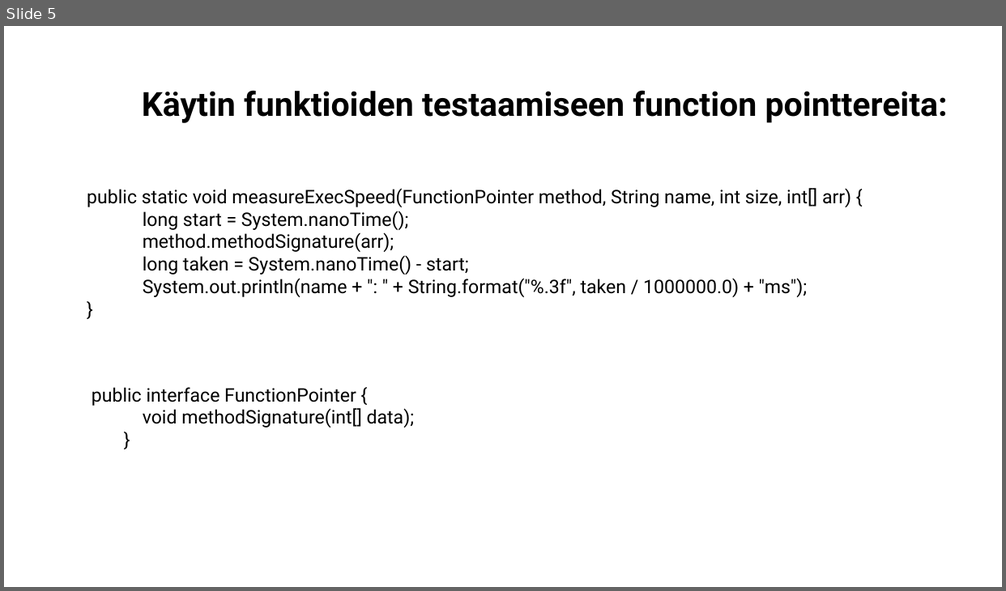
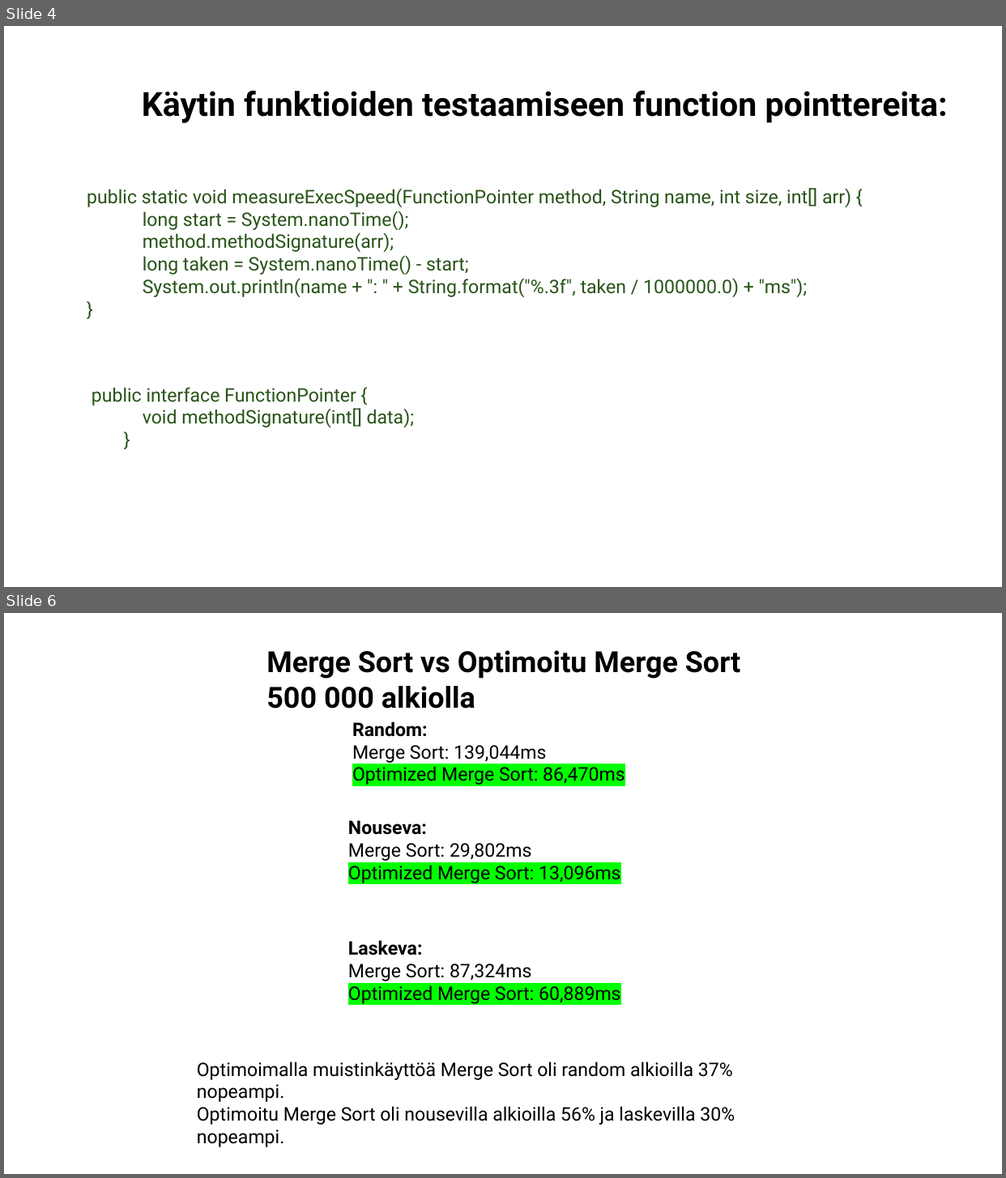
Before and after one commit to KeskinenNiilo/SortAlgorithmsJava, a slide deck: dokumentointi.pptx. Shown one above the other, each under a label of ours: slide 5 before the commit, slides 4 and 6 after it; the slides between them are not shown. The pictures are 1006x591 and 1006x1178 pixels, drawn with LibreOffice and Linux fonts; fonts in the diff are those of the drawing. Boxes give left, top, right and bottom in pixels: in the first picture for what was removed or moved away, otherwise in the second. Text is boxed around its words. In the diff, an @@ line names an element or a change of style, - is before the commit and + after.

```diff
--- a/dokumentointi.pptx
+++ b/dokumentointi.pptx
@@ slide 6 added at [4, 613, 1002, 1174], background #FFFFFF @@
@@ text added at [266, 650, 740, 709], 28 pt, text #000000, bold @@
+Merge Sort vs Optimoitu Merge Sort
+500 000 alkiolla
@@ text added at [352, 722, 625, 785], 18 pt, text #000000 @@
+Random:
+Merge Sort: 139,044ms
+Optimized Merge Sort: 86,470ms
@@ text added at [348, 820, 621, 884], 18 pt, text #000000 @@
+Nouseva:
+Merge Sort: 29,802ms
+Optimized Merge Sort: 13,096ms
@@ text added at [348, 940, 621, 1004], 18 pt, text #000000 @@
+Laskeva:
+Merge Sort: 87,324ms
+Optimized Merge Sort: 60,889ms
@@ text added at [197, 1062, 735, 1148], 18 pt, text #000000 @@
+Optimoimalla muistinkäyttöä Merge Sort oli random alkioilla 37% nopeampi.
+Optimoitu Merge Sort oli nousevilla alkioilla 56% ja laskevilla 30% nopeampi.
@@ what was slide 5 is now slide 4 @@
@@ slide 4 changed as well @@
@@ text "public static void measureExecSpeed(FunctionPointer method, ..." at [87, 188, 851, 297]: text colour #000000 to #275417 @@
@@ text "public interface FunctionPointer {" at [91, 387, 415, 428]: text colour #000000 to #275417 @@
```
Also in this commit, not shown: 4 other slides changed, 1 other slide added, 3 slides removed, 1 other file.
